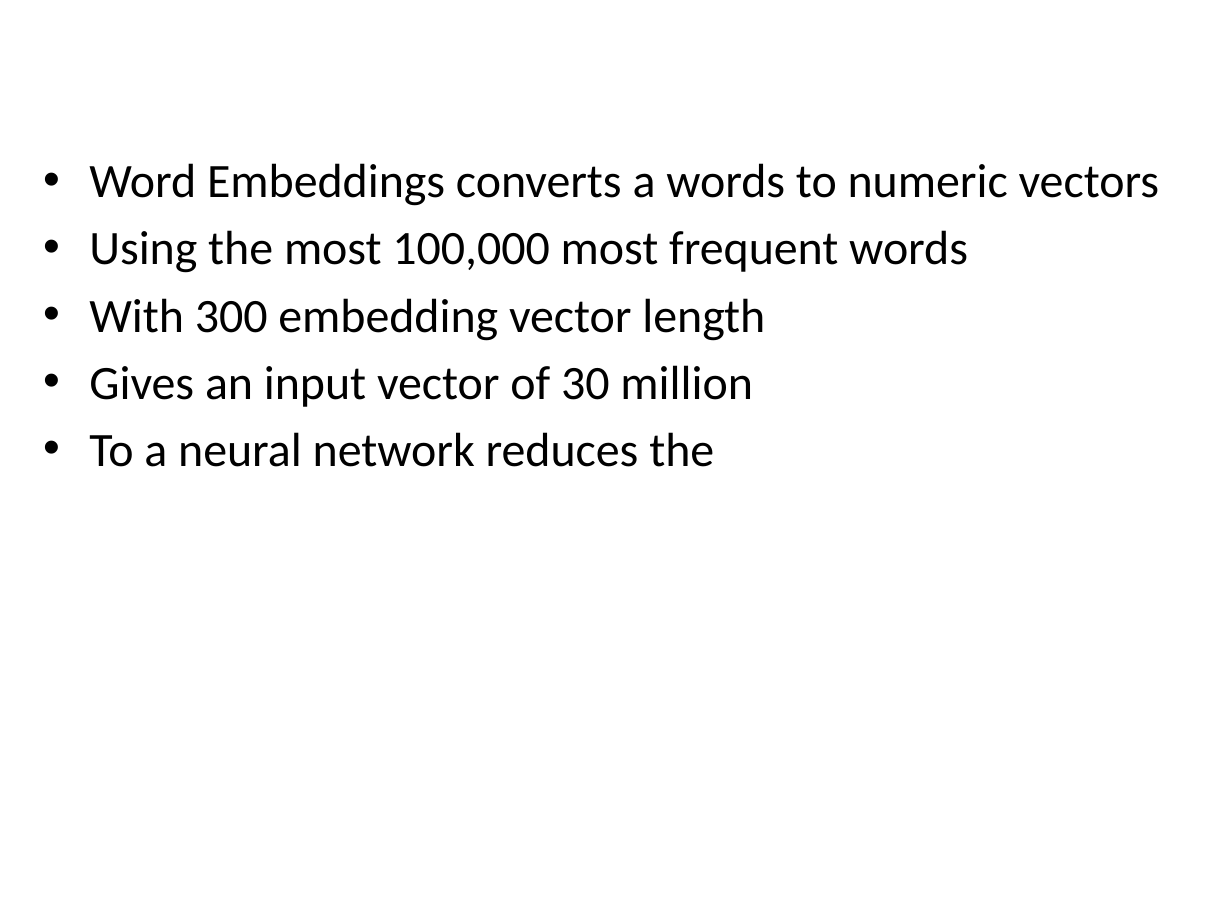
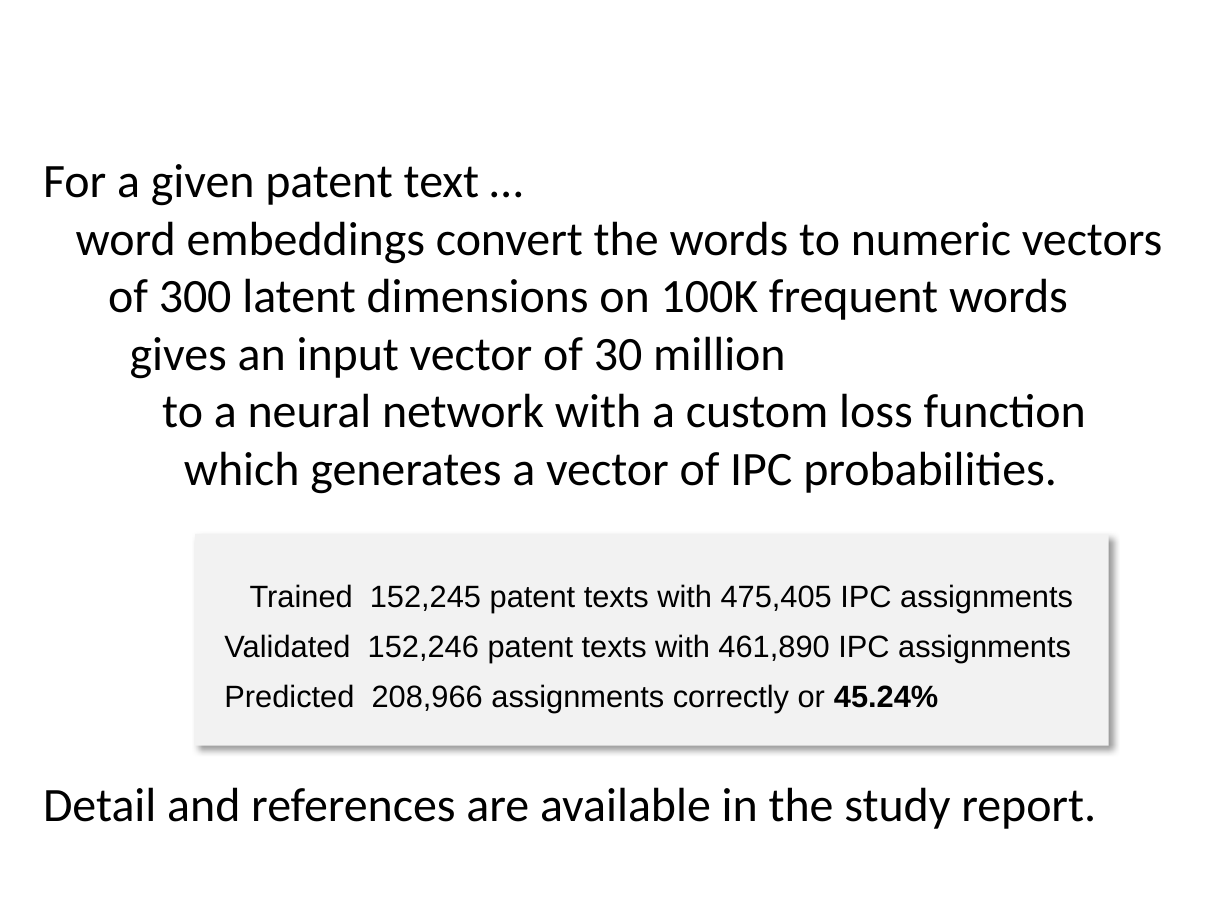
Before and after one commit to michaelbbryan/patentclass, a slide deck: slide 8 of docs/Multilabel Classification of Patent Text.pptx. Drawn at 1232x924 pixels with LibreOffice and Linux fonts; fonts in the diff are those of the drawing; background and template pictures are left out. Boxes give left, top, right and bottom in pixels: in the first picture for what was removed or moved away, otherwise in the second. Text is boxed around its words. In the diff, an @@ line names an element or a change of style, - is before the commit and + after.

```diff
--- a/docs/Multilabel Classification of Patent Text.pptx
+++ b/docs/Multilabel Classification of Patent Text.pptx
@@ text at box(43, 164, 1163, 829): text changed @@
-• Word Embeddings converts a words to numeric vectors
-• Using the most 100,000 most frequent words
-• With 300 embedding vector length
-• Gives an input vector of 30 million
-• To a neural network reduces the
+For a given patent text …
+word embeddings convert the words to numeric vectors
+of 300 latent dimensions on 100K frequent words
+gives an input vector of 30 million
+to a neural network with a custom loss function
+which generates a vector of IPC probabilities.
+Detail and references are available in the study report.
@@ rectangle added at box(195, 533, 1109, 745), fill #F2F2F2, 18 pt, text #000000 @@
+Trained 152,245 patent texts with 475,405 IPC assignments
+Validated 152,246 patent texts with 461,890 IPC assignments
+Predicted 208,966 assignments correctly or 45.24%
```
Also in this commit, not shown: 3 other slides changed, 4 other files.
